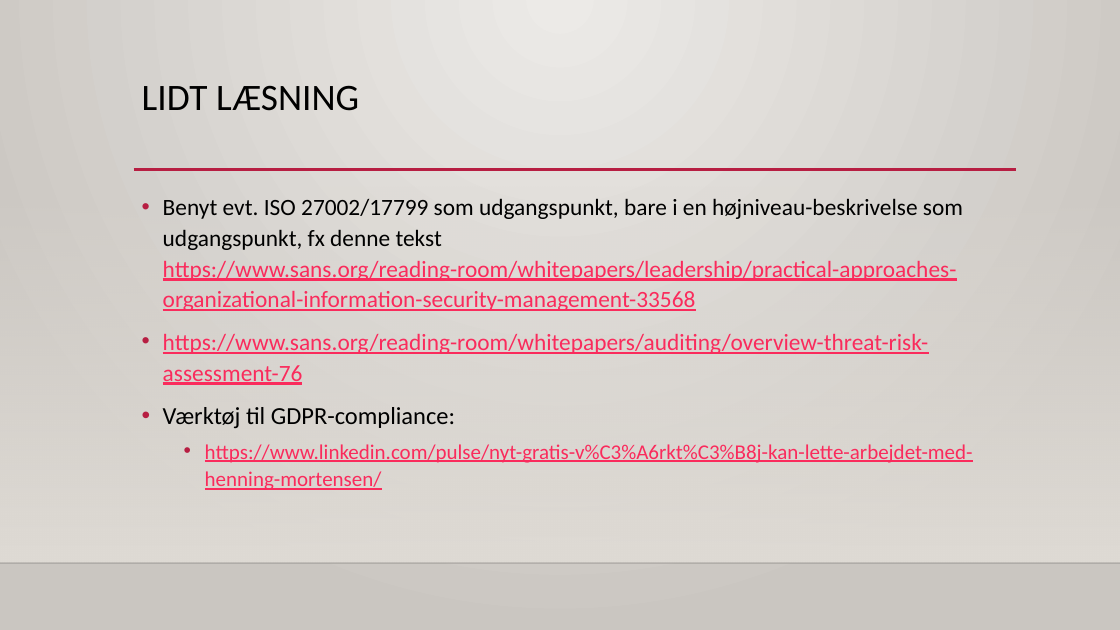
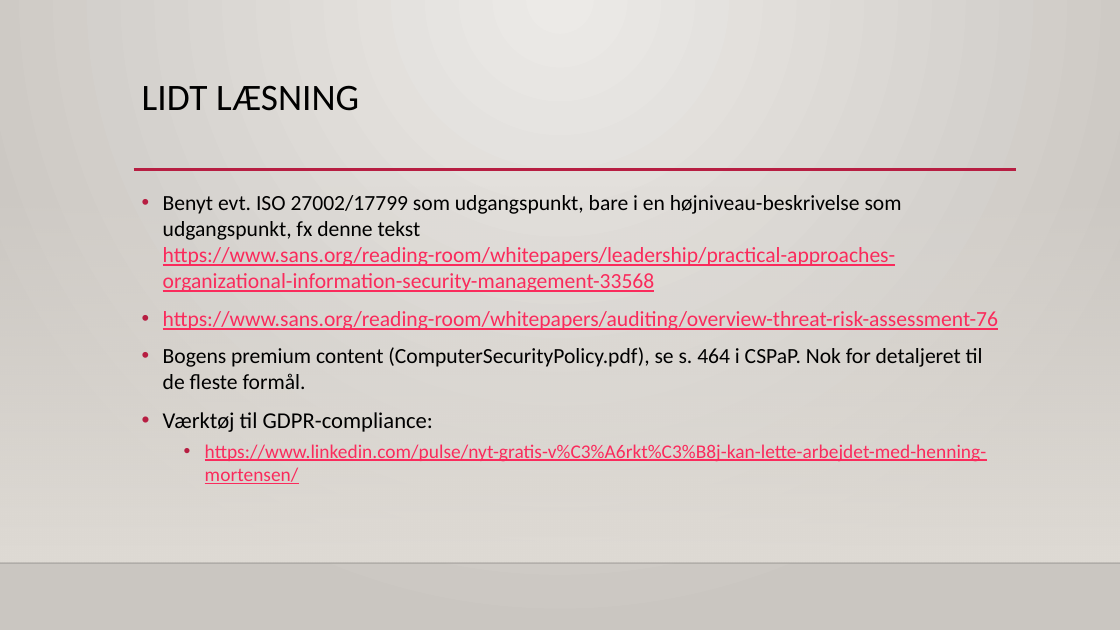
Before and after one commit to philipkaare/presentations, a slide deck: slide 17 of Smartlearning.dk/2018/IT-sikkerhed - webinar 2.pptx (slide 16 before the commit). Drawn at 1120x630 pixels with LibreOffice and Linux fonts; fonts in the diff are those of the drawing; background and template pictures are left out. Boxes give left, top, right and bottom in pixels: in the first picture for what was removed or moved away, otherwise in the second. Text is boxed around its words. In the diff, an @@ line names an element or a change of style, - is before the commit and + after.

```diff
--- a/Smartlearning.dk/2018/IT-sikkerhed - webinar 2.pptx
+++ b/Smartlearning.dk/2018/IT-sikkerhed - webinar 2.pptx
@@ text at <box>163,195,998,484</box>: size 20 to 18.5 pt in "Benyt evt. ISO 27002/17799 som udgangspunkt, bare ...", "https://www.sans.org/reading-room/whitepapers/auditing/overv ..."; size 21 to 19.4 pt in "Værktøj til GDPR-compliance:"; size 18 to 16.6 pt in "https://www.linkedin.com/pulse/nyt-gratis-v%C3%A6rkt%C3%B8j- ..."; line spacing 1.1 to 1 @@
@@ text at <box>163,347,983,389</box>: paragraph added @@
+• Bogens premium content (ComputerSecurityPolicy.pdf), se s. 464 i CSPaP. Nok for detaljeret til de fleste formål.
```
Also in this commit, not shown: 3 other slides changed, 1 slide added, 1 other file.
